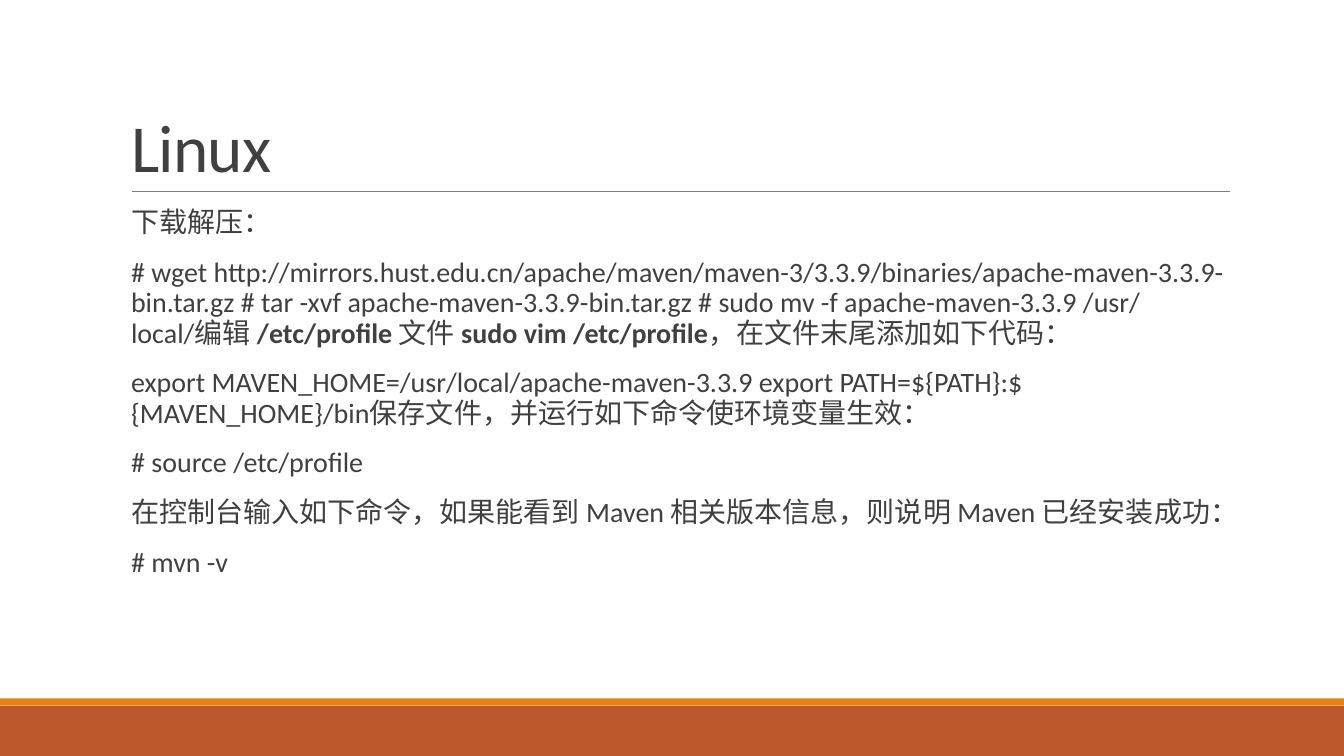
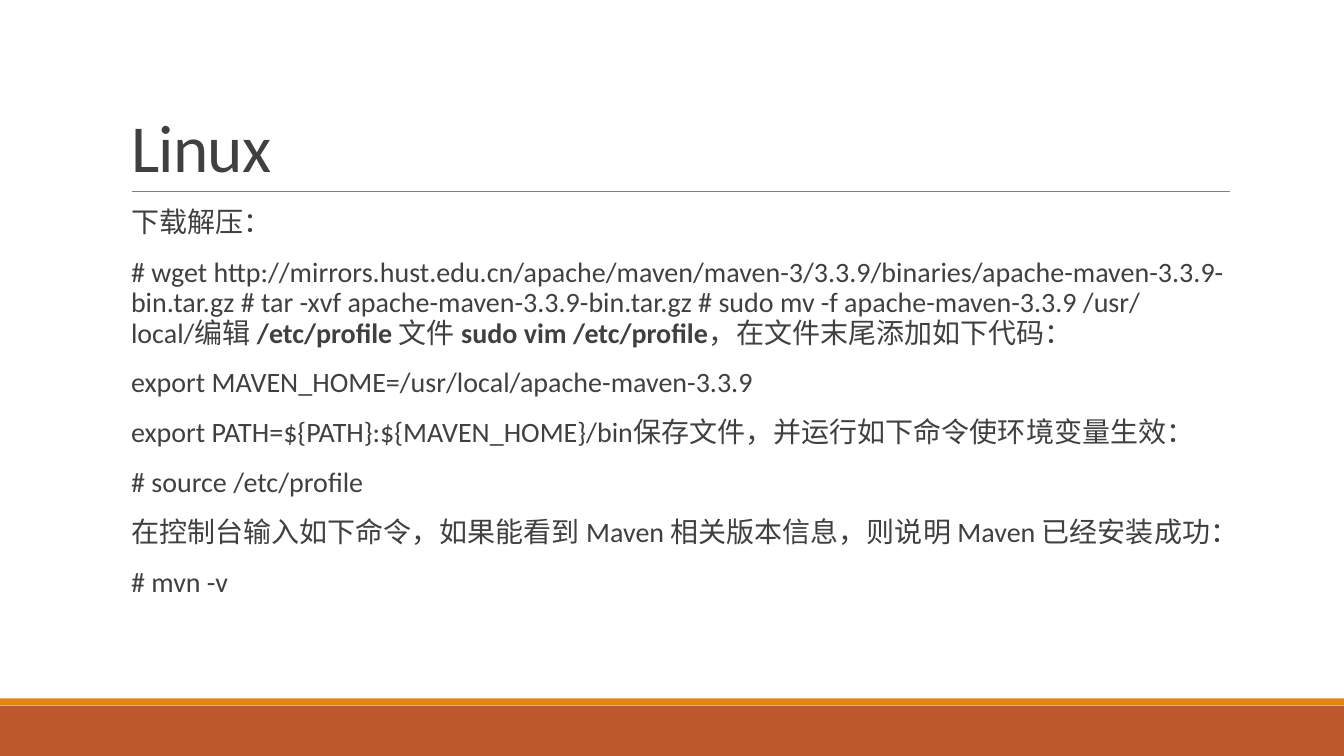
Before and after one commit to airuitian/MicroService, a slide deck: slide 9 of springboot/SpringBoot-maven.pptx. Drawn at 1344x756 pixels with LibreOffice and Linux fonts; fonts in the diff are those of the drawing. Boxes give left, top, right and bottom in pixels: in the first picture for what was removed or moved away, otherwise in the second. Text is boxed around its words. In the diff, an @@ line names an element or a change of style, - is before the commit and + after.

```diff
--- a/springboot/SpringBoot-maven.pptx
+++ b/springboot/SpringBoot-maven.pptx
@@ text at (x1=131, y1=372, x2=1195, y2=447): text changed @@
-  export MAVEN_HOME=/usr/local/apache-maven-3.3.9 export PATH=${PATH}:${MAVEN_HOME}/bin保存文件，并运行如下命令使环境变量生效：
+  export MAVEN_HOME=/usr/local/apache-maven-3.3.9
+  export PATH=${PATH}:${MAVEN_HOME}/bin保存文件，并运行如下命令使环境变量生效：
```
Also in this commit, not shown: 1 other slide changed, 39 other files.
